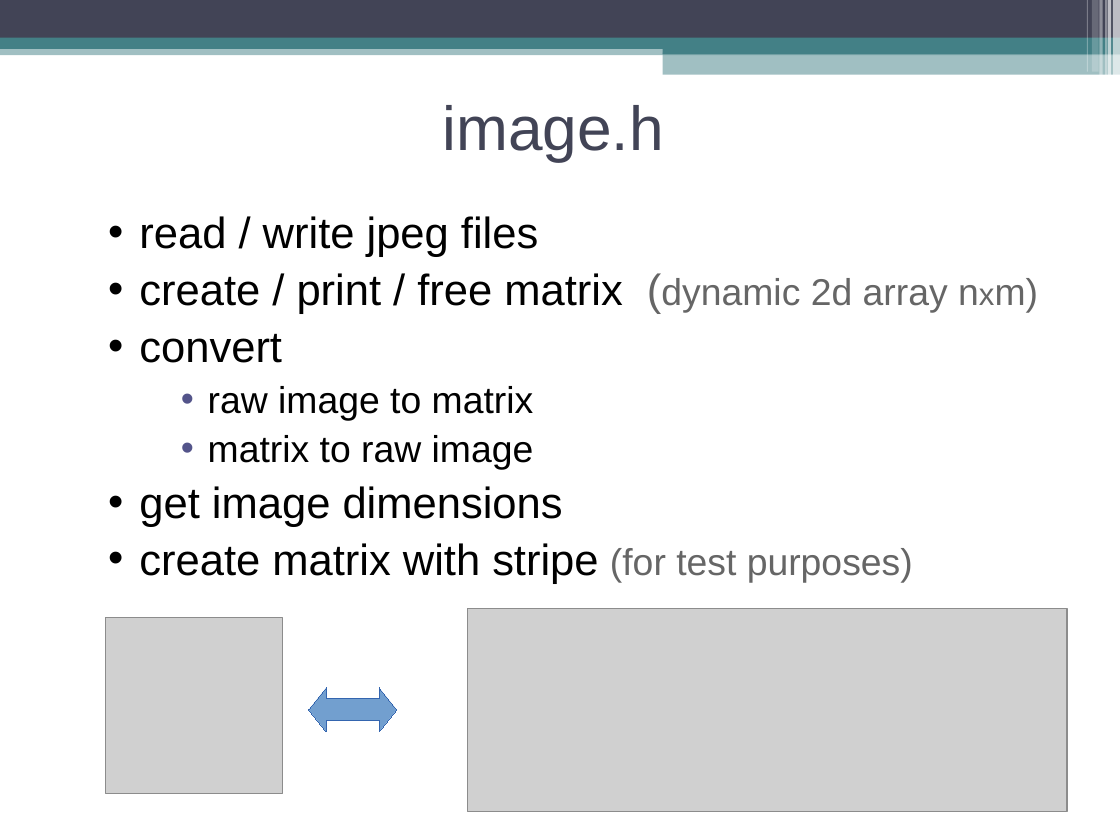
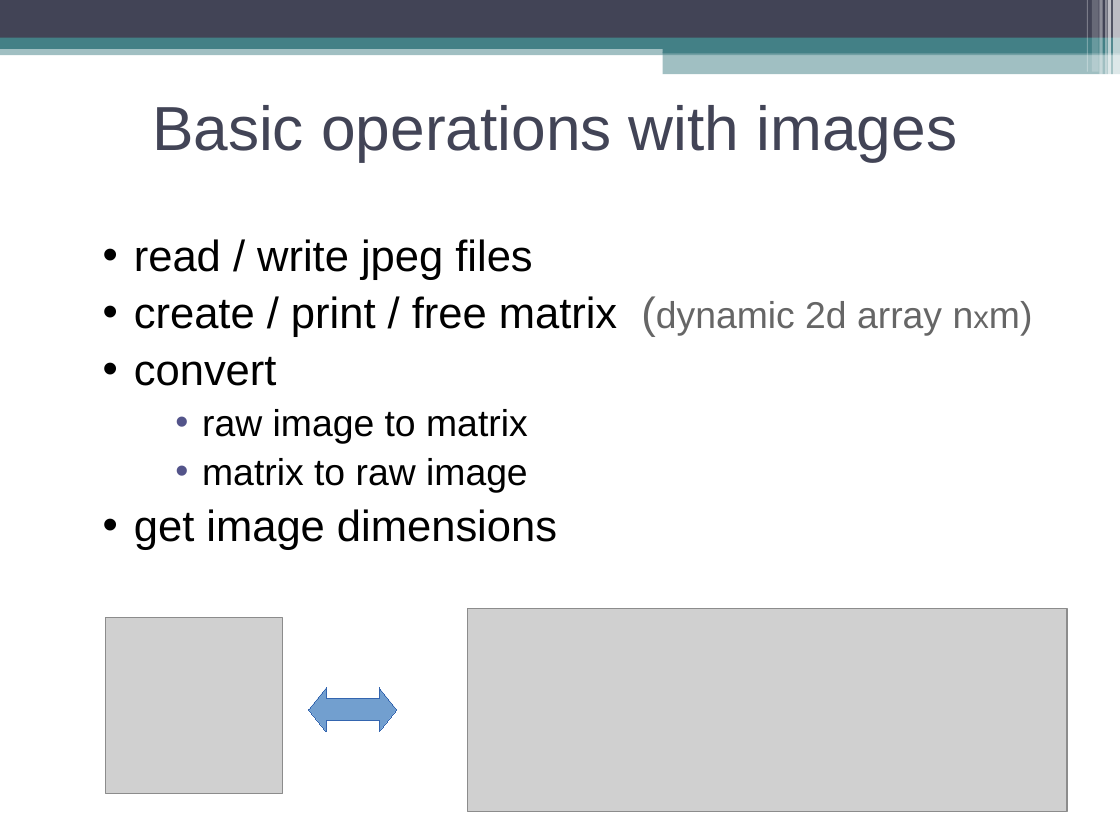
Before and after one commit to swp2013riot/riot-opencv-port, a slide deck: slide 8 of doc/final_presentation.odp. Drawn at 1120x840 pixels with LibreOffice and Linux fonts; fonts in the diff are those of the drawing; grey boxes stand for pictures. Boxes give left, top, right and bottom in pixels: in the first picture for what was removed or moved away, otherwise in the second. Text is boxed around its words. In the diff, an @@ line names an element or a change of style, - is before the commit and + after.

```diff
--- a/doc/final_presentation.odp
+++ b/doc/final_presentation.odp
@@ title at (152,105,957,161): text changed @@
-image.h
+Basic operations with images
@@ text "read / write jpeg files": place and size @@
-text "read / write jpeg files" at (139,216,948,584)
+text "read / write jpeg files" at (134,239,942,550)
@@ text at (139,543,913,584): paragraph removed @@
-• create matrix with stripe (for test purposes)
```
Also in this commit, not shown: 4 other slides changed, 5 slides added, 3 slides removed.
